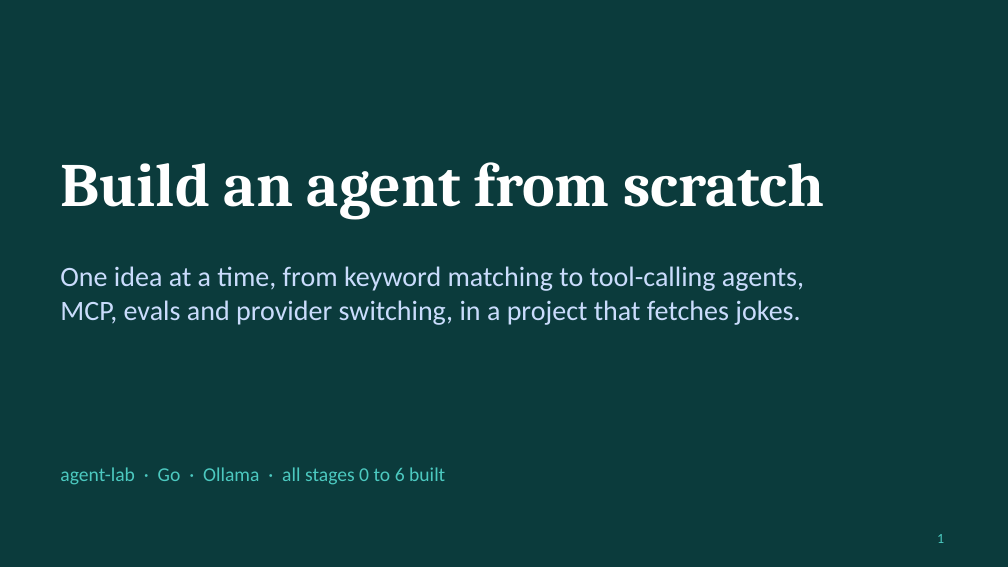
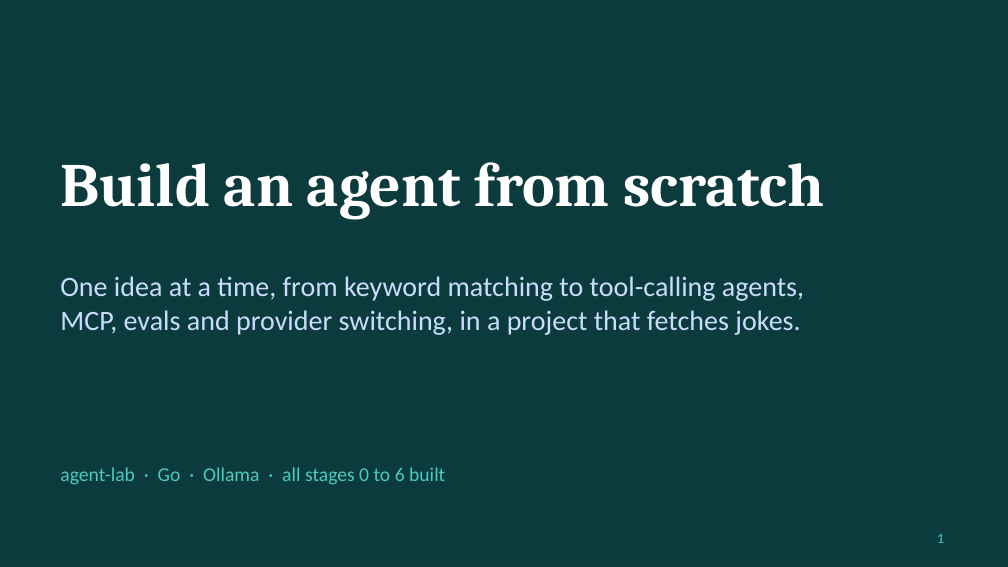
Before and after one commit to AriT93/agent-lab, a slide deck: slide 1 of docs/agent-lab-guide.pptx. Drawn at 1008x567 pixels with LibreOffice and Linux fonts; fonts in the diff are those of the drawing. Boxes give left, top, right and bottom in pixels: in the first picture for what was removed or moved away, otherwise in the second. Text is boxed around its words. In the diff, an @@ line names an element or a change of style, - is before the commit and + after.

```diff
--- a/docs/agent-lab-guide.pptx
+++ b/docs/agent-lab-guide.pptx
@@ text "One idea at a time, ...": place and size @@
-text "One idea at a time, ..." at [60,266,804,325]
+text "One idea at a time, ..." at [60,276,804,335]
```
Also in this commit, not shown: 7 other slides changed, 3 slides added, 2 slides removed, 1 other file.
